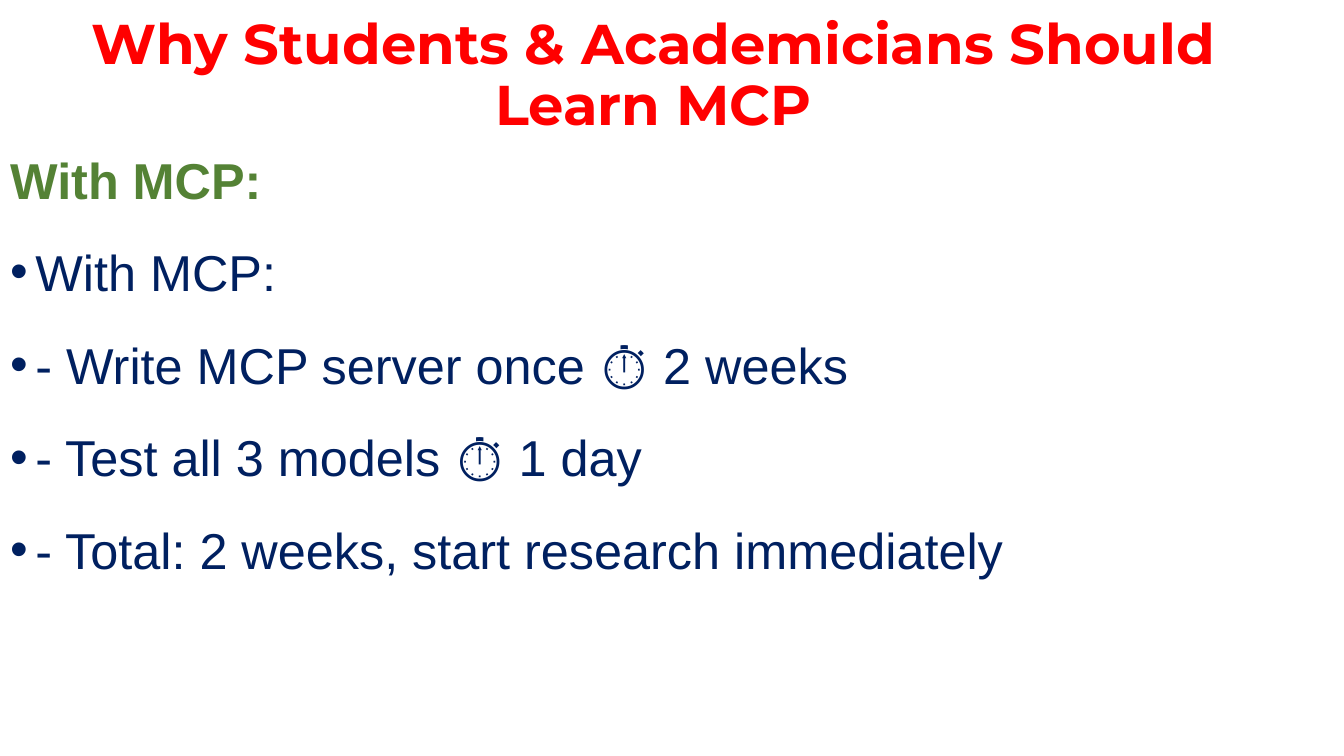
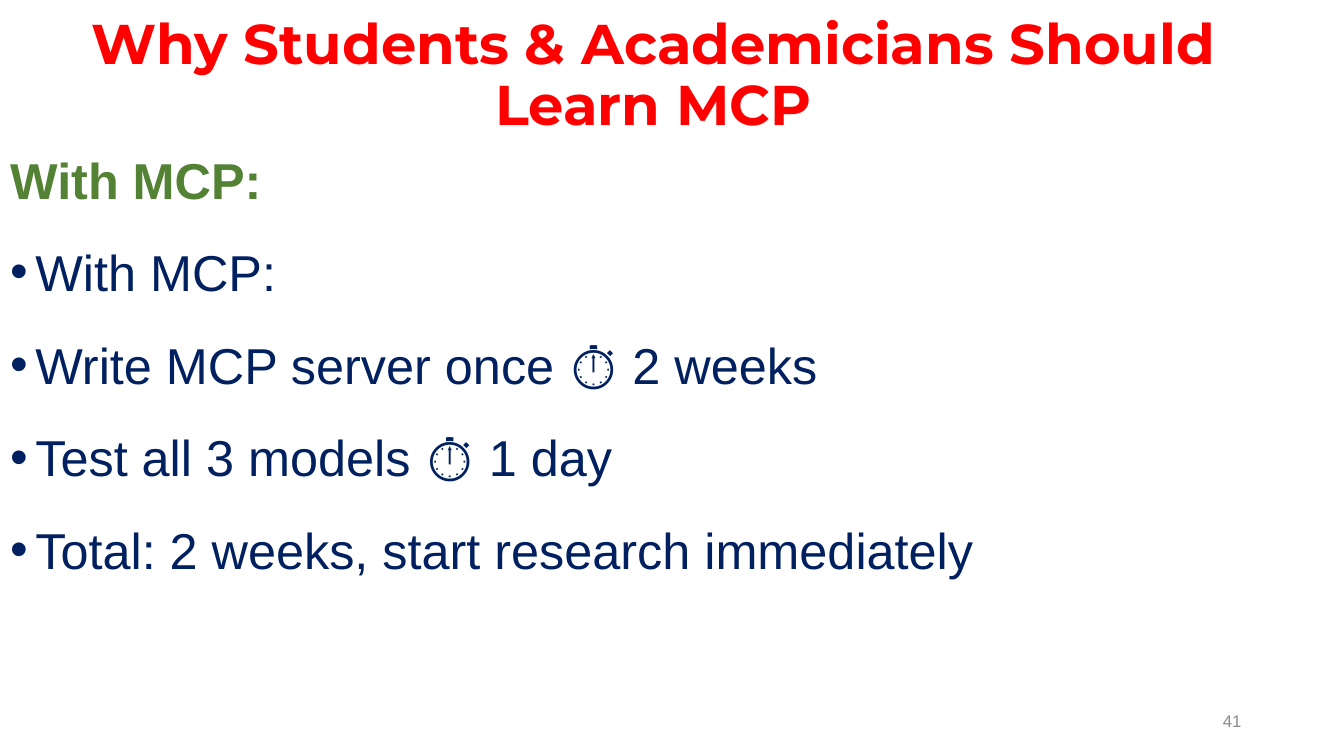
Before and after one commit to janakimeena/Building-Agents-with-MCP, a slide deck: slide 41 of Model Context Protocol Introduction.pptx (slide 42 before the commit). Drawn at 1344x756 pixels with LibreOffice and Linux fonts; fonts in the diff are those of the drawing. Boxes give left, top, right and bottom in pixels: in the first picture for what was removed or moved away, otherwise in the second. Text is boxed around its words. In the diff, an @@ line names an element or a change of style, - is before the commit and + after.

```diff
--- a/Model Context Protocol Introduction.pptx
+++ b/Model Context Protocol Introduction.pptx
@@ text at (35, 347, 973, 579): text changed @@
-• - Write MCP server once ⏱️ 2 weeks
-• - Test all 3 models ⏱️ 1 day
-• - Total: 2 weeks, start research immediately
+• Write MCP server once ⏱️ 2 weeks
+• Test all 3 models ⏱️ 1 day
+• Total: 2 weeks, start research immediately
@@ page number added at (1223, 715, 1242, 727), 12 pt, text #8C8C8C @@
+41
```
Also in this commit, not shown: 42 other slides changed, 2 slides added, 4 slides removed, 2 other files.
